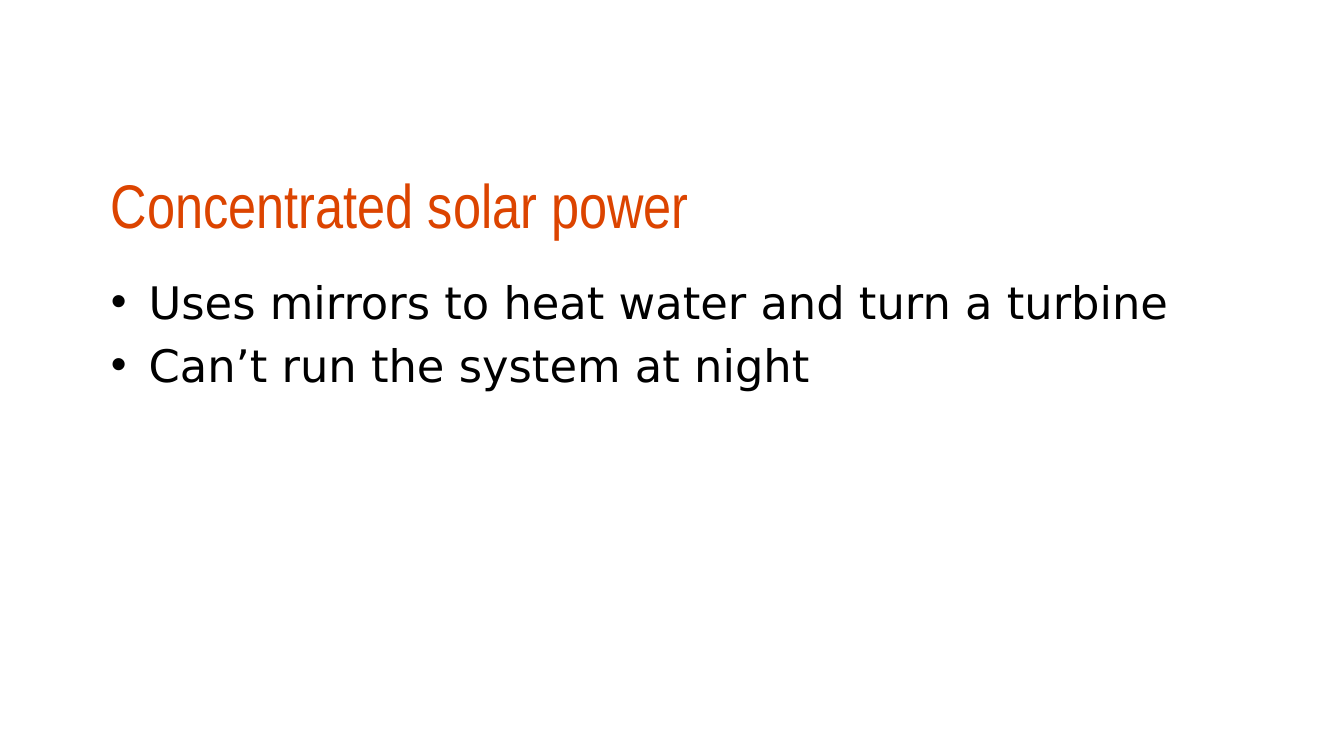
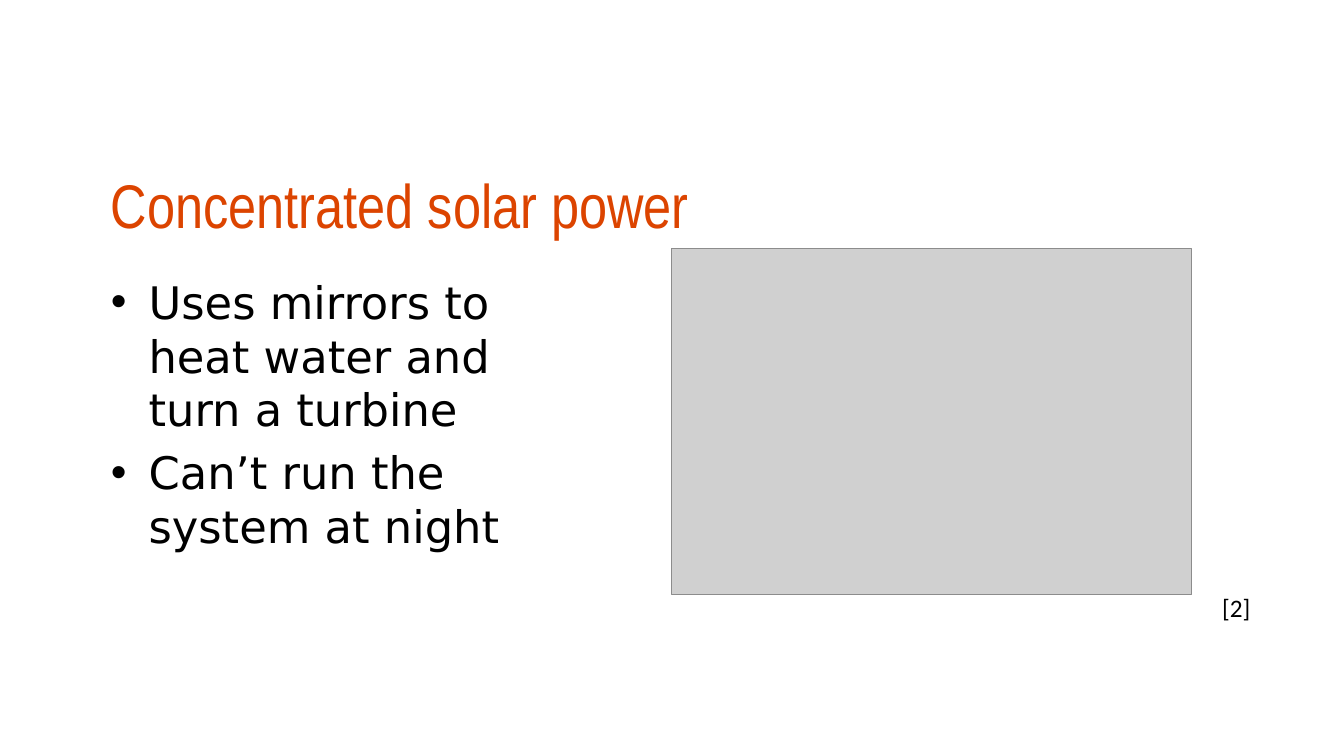
Before and after one commit to warrenau/HT_proj2, a slide deck: slide 3 of HT_proj2_presentation.pptx. Drawn at 1344x756 pixels with LibreOffice and Linux fonts; fonts in the diff are those of the drawing; grey boxes stand for pictures; background and template pictures are left out. Boxes give left, top, right and bottom in pixels: in the first picture for what was removed or moved away, otherwise in the second. Text is boxed around its words. In the diff, an @@ line names an element or a change of style, - is before the commit and + after.

```diff
--- a/HT_proj2_presentation.pptx
+++ b/HT_proj2_presentation.pptx
@@ text "Uses mirrors to heat water ..." rewrapped from (149, 285, 1168, 391) to (149, 285, 499, 553) @@
@@ picture added at (673, 249, 1192, 596) @@
@@ text added at (1222, 598, 1250, 621), 18 pt, text #000000 @@
+[2]
```
Also in this commit, not shown: 4 other slides changed, 2 slides added, 3 slides removed.
